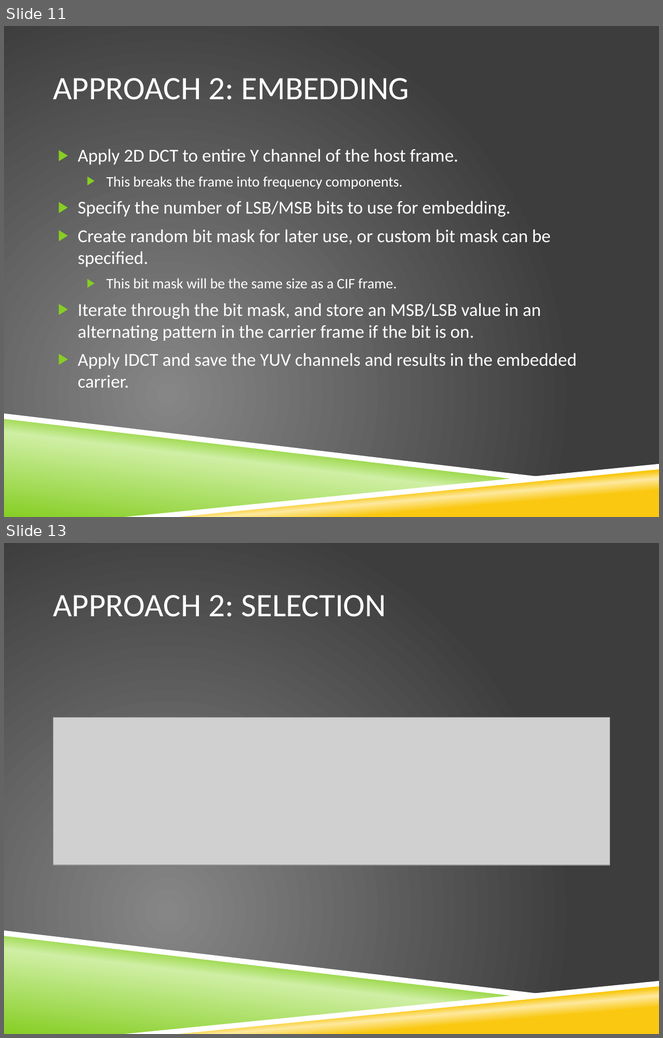
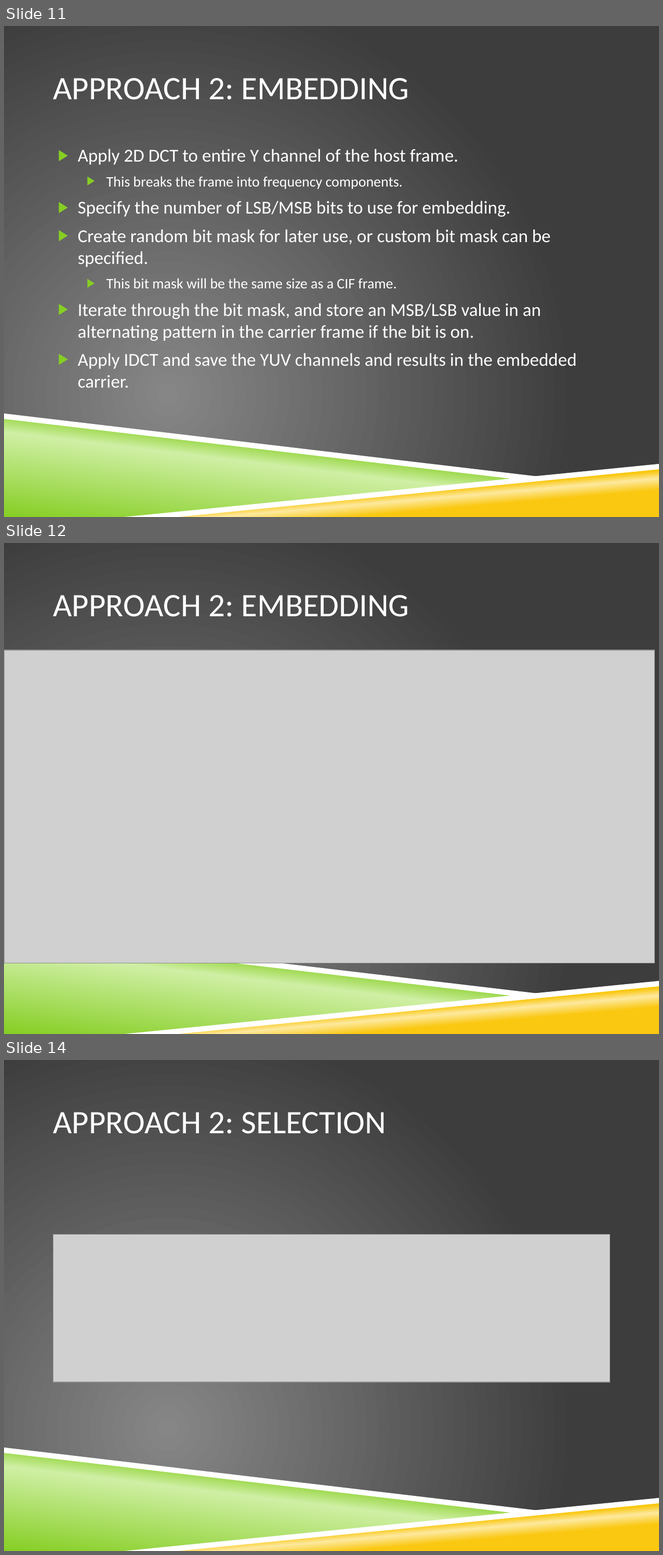
Before and after one commit to grpbwl/videoSteganography, a slide deck: results/CSE509_Video_Steganography.pptx. Shown one above the other, each under a label of ours: slides 11 and 13 before the commit, slides 11, 12 and 14 after it; the slides between them are not shown. The pictures are 663x1038 and 663x1555 pixels, drawn with LibreOffice and Linux fonts; fonts in the diff are those of the drawing; grey boxes stand for pictures; background and template pictures are left out. Boxes give left, top, right and bottom in pixels: in the first picture for what was removed or moved away, otherwise in the second. Text is boxed around its words. In the diff, an @@ line names an element or a change of style, - is before the commit and + after.

```diff
--- a/results/CSE509_Video_Steganography.pptx
+++ b/results/CSE509_Video_Steganography.pptx
@@ slide 12 added at <box>4,543,659,1034</box>, background picture (left out); not listed: 4 template elements that a slide beside it also shows @@
@@ title added at <box>53,595,409,617</box>, 36 pt, text #FFFFFF @@
+APPROACH 2: EMBEDDING
@@ picture added at <box>4,650,655,963</box> @@
@@ what was slide 13 is now slide 14 @@
```
Also in this commit, not shown: 7 slides changed, 5 other slides added.
